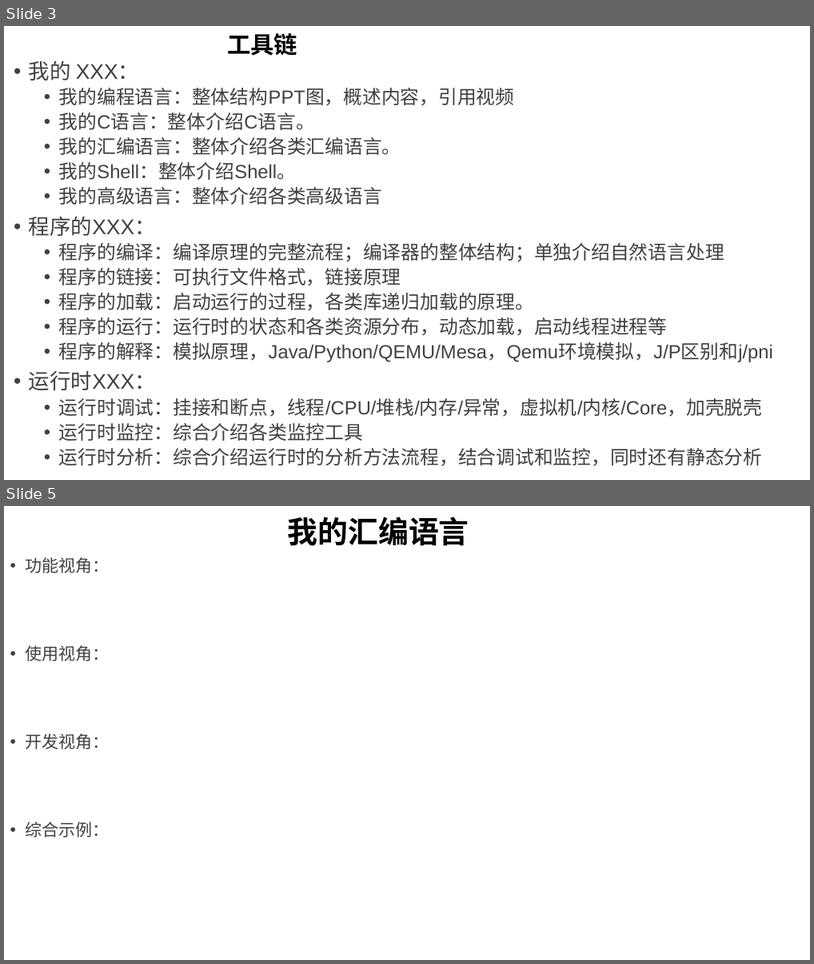
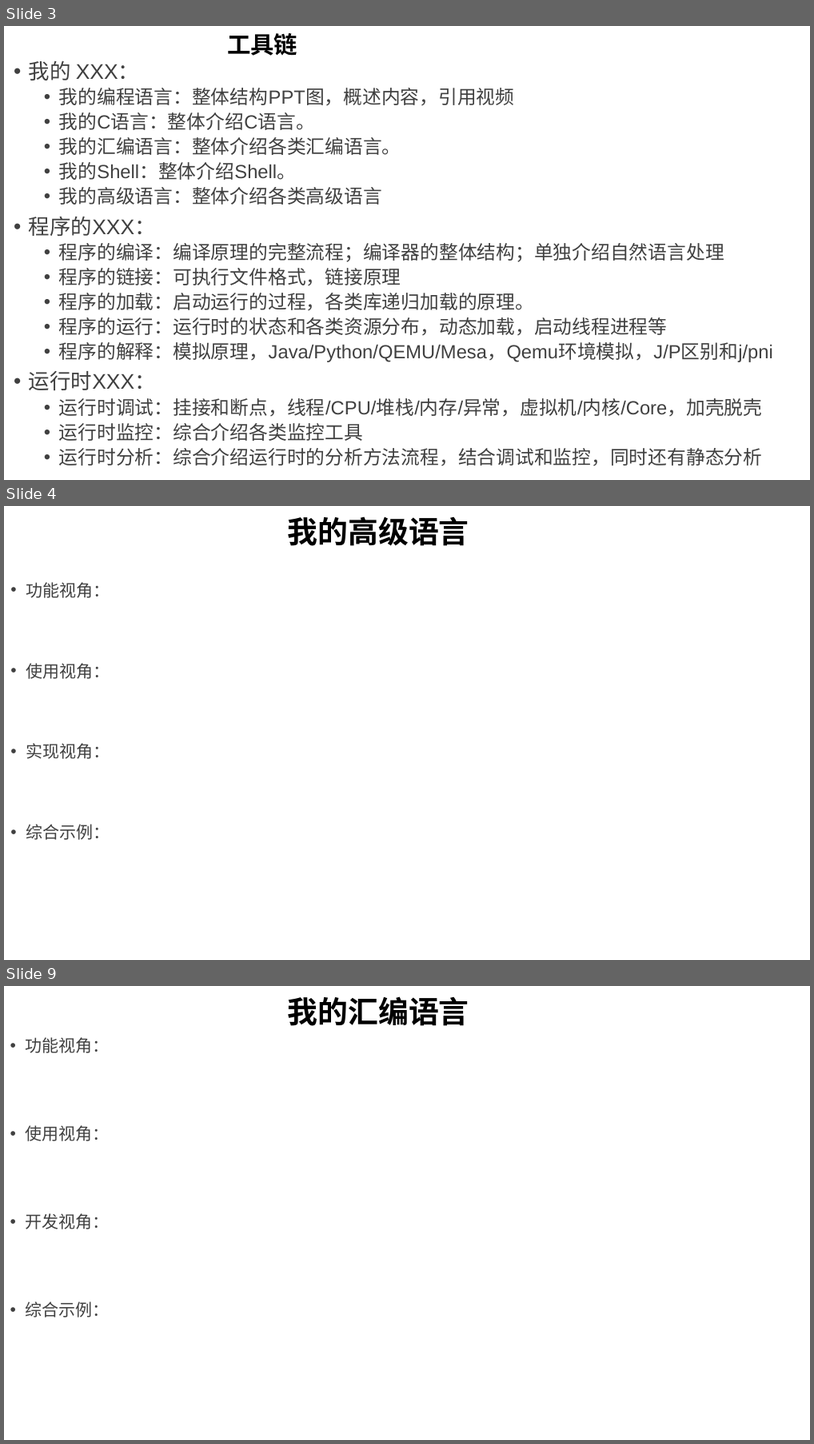
Before and after one commit to GavinKoeng/it-talks, a slide deck: it-talks.pptx. Shown one above the other, each under a label of ours: slides 3 and 5 before the commit, slides 3, 4 and 9 after it; the slides between them are not shown. The pictures are 814x964 and 814x1444 pixels, drawn with LibreOffice and Linux fonts; fonts in the diff are those of the drawing. Boxes give left, top, right and bottom in pixels: in the first picture for what was removed or moved away, otherwise in the second. Text is boxed around its words. In the diff, an @@ line names an element or a change of style, - is before the commit and + after.

Commit message:
it-talks: Add "我的高级语言"

```diff
--- a/it-talks.pptx
+++ b/it-talks.pptx
@@ slide 4 added at (4, 506, 810, 960), background #FFFFFF @@
@@ title added at (288, 516, 470, 546), 36 pt, text #000000, bold @@
+我的高级语言
@@ text added at (26, 582, 110, 840), 20 pt, text #404040 @@
+• 功能视角：
+• 使用视角：
+• 实现视角：
+• 综合示例：
@@ what was slide 5 is now slide 9 @@
```
Also in this commit, not shown: 1 slide changed, 3 other slides added.
